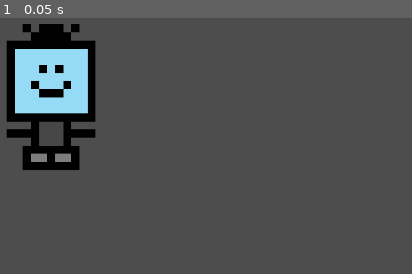
Above: before the commit, frame 1.
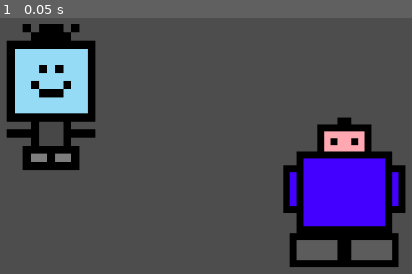
Above: after the commit, the same moment.

Repository: matthman2019/cac-space-game
Game: Godot game, scene res://testing/testScn.tscn
Two runs of this game, one before a commit and one after it. Both use one fixed random seed, a clock stepped at 60 frames per second and the inputs below. The project has no main scene, so this scene is started directly.
Inputs:
- Up to frame 1 (0.05 s): no input

The runs differ from the first frame. In frame 1, 12% of the frame differs, in the area x 68-99%, y 38-98%.

Commit message:
another robot
Yay!

Diff:
--- a/testing/testScn.tscn
+++ b/testing/testScn.tscn
@@ -1,6 +1,7 @@
 [gd_scene format=3 uid="uid://dbnowu1ka1x22"]
 
 [ext_resource type="Texture2D" uid="uid://cg5elh88kj4uf" path="res://assets/Boi3.png" id="1_oxq81"]
+[ext_resource type="Texture2D" uid="uid://bja7bry6kxtam" path="res://assets/Plub.png" id="2_r1j2m"]
 
 [node name="Node2D" type="Node2D" unique_id=1941685348]
 
@@ -8,3 +9,8 @@
 position = Vector2(267, 256.00003)
 scale = Vector2(11.6875, 11.6875)
 texture = ExtResource("1_oxq81")
+
+[node name="Plub" type="Sprite2D" parent="." unique_id=1426275739]
+position = Vector2(684, 390)
+scale = Vector2(9.8125, 9.8125)
+texture = ExtResource("2_r1j2m")
Binary file added: assets/Plub.png
Not shown, added: assets/Plub.png.import
